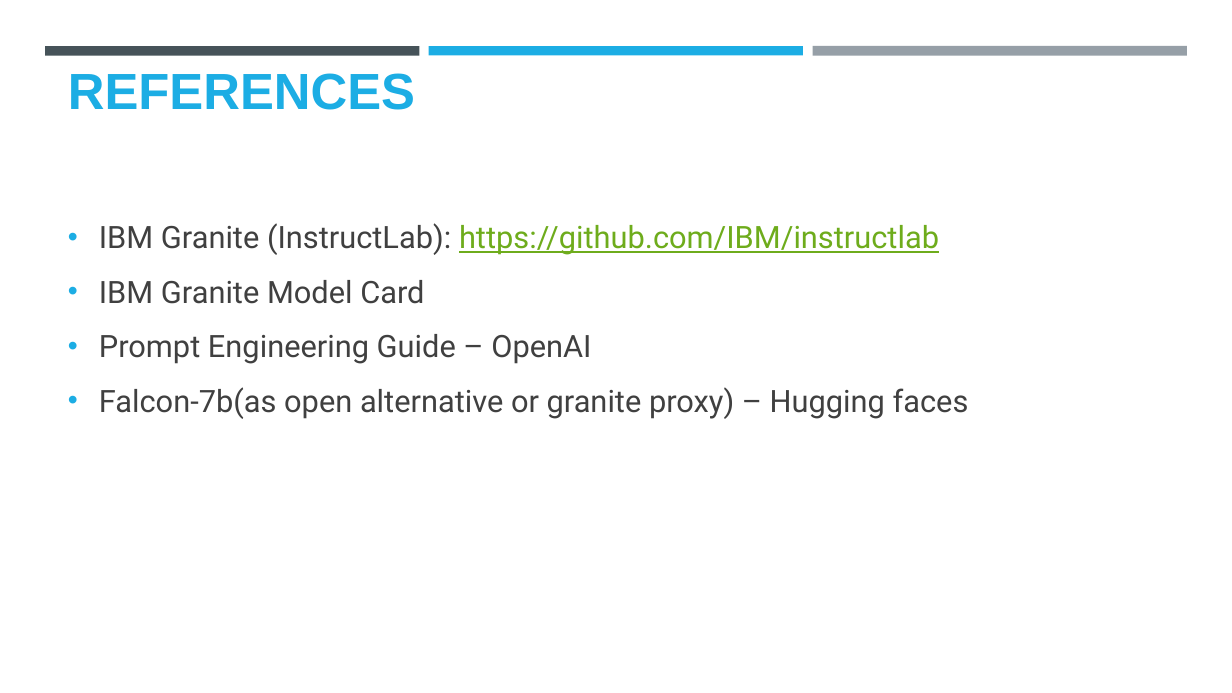
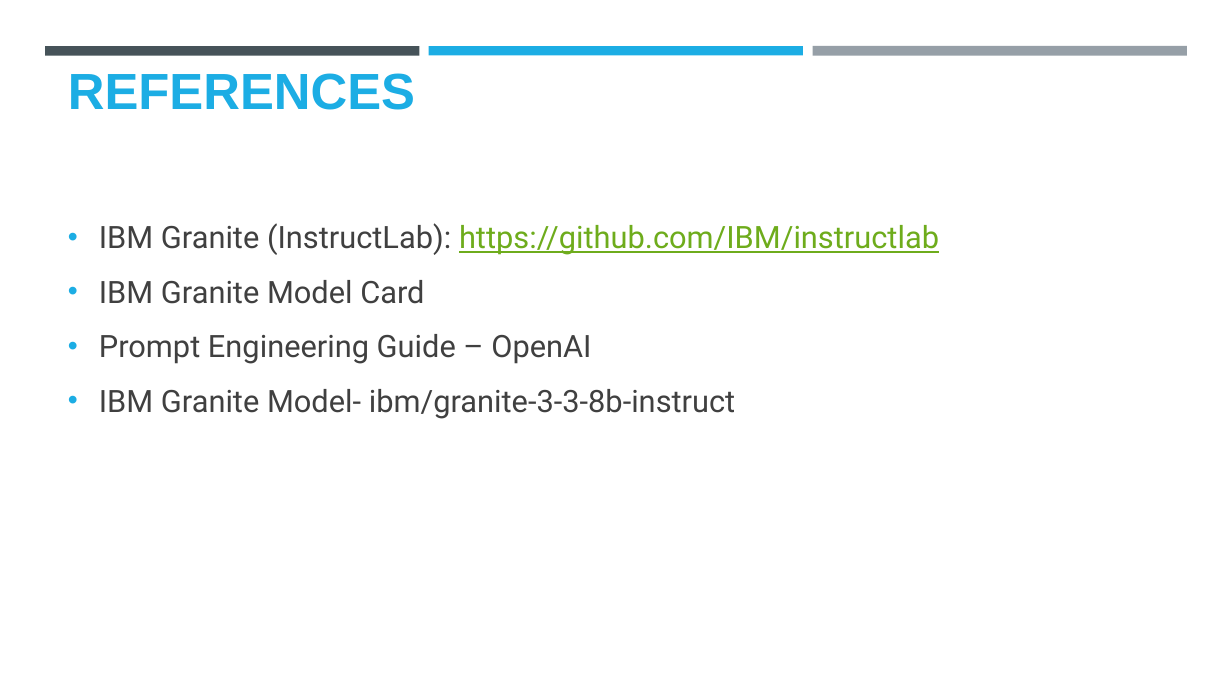
Before and after one commit to Tanishkapundhir78/Startup_Blueprint_generator, a slide deck: slide 10 of Tanishka_Blueprint_generator.pptx. Drawn at 1232x693 pixels with LibreOffice and Linux fonts; fonts in the diff are those of the drawing; background and template pictures are left out. Boxes give left, top, right and bottom in pixels: in the first picture for what was removed or moved away, otherwise in the second. Text is boxed around its words. In the diff, an @@ line names an element or a change of style, - is before the commit and + after.

```diff
--- a/Tanishka_Blueprint_generator.pptx
+++ b/Tanishka_Blueprint_generator.pptx
@@ text at box(99, 389, 736, 419): text changed @@
-• Falcon-7b(as open alternative or granite proxy) – Hugging faces
+• IBM Granite Model- ibm/granite-3-3-8b-instruct
```
Also in this commit, not shown: 3 other slides changed, 1 slide added, 1 slide removed.
